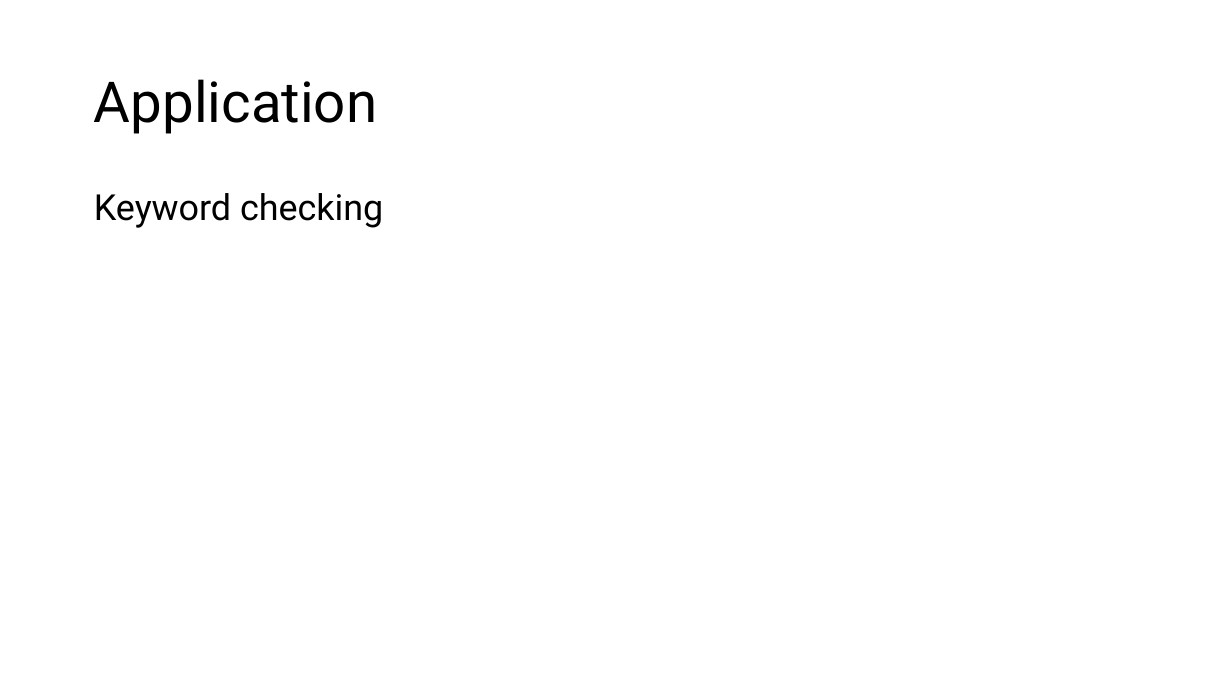
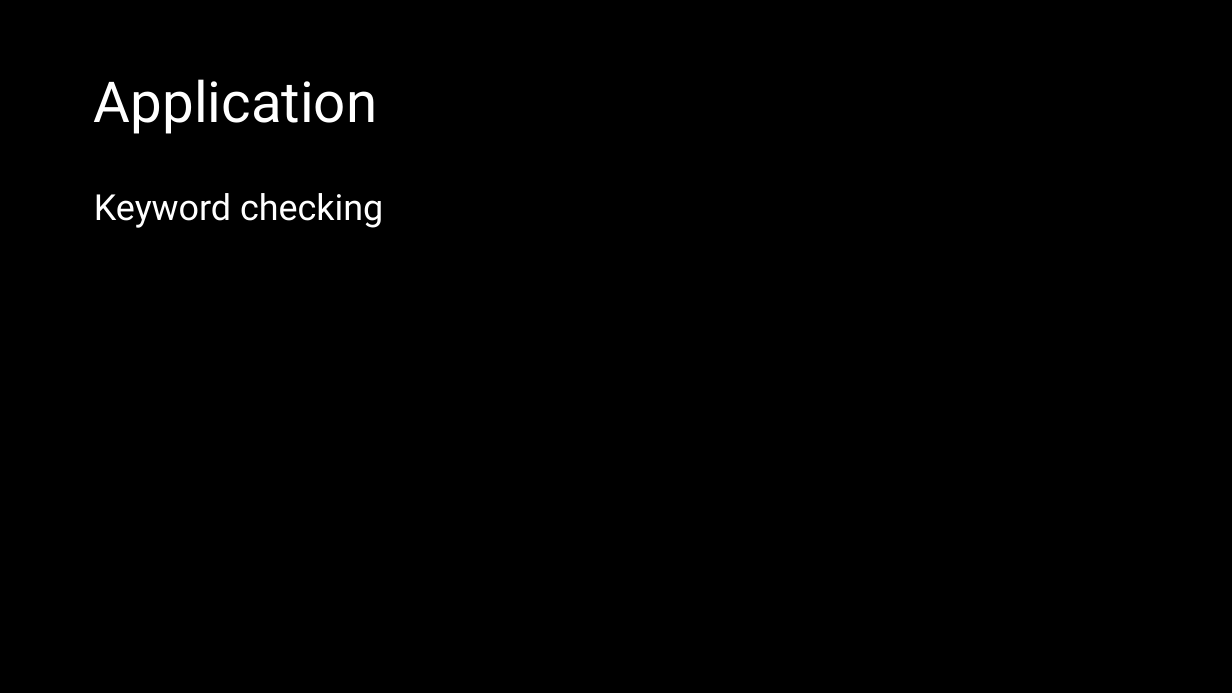
Before and after one commit to PENNET-dev/hackathon-uW-2024, a slide deck: slide 13 of Hackathon Presentation.pptx (slide 11 before the commit). Drawn at 1232x693 pixels with LibreOffice and Linux fonts; fonts in the diff are those of the drawing. Boxes give left, top, right and bottom in pixels: in the first picture for what was removed or moved away, otherwise in the second. Text is boxed around its words. In the diff, an @@ line names an element or a change of style, - is before the commit and + after.

```diff
--- a/Hackathon Presentation.pptx
+++ b/Hackathon Presentation.pptx
@@ background #FFFFFF to #000000 @@
@@ title "Application" at (94,79,377,134): text colour #000000 to #FFFFFF @@
@@ text "Keyword checking" at (94,193,383,228): text colour #000000 to #FFFFFF @@
```
Also in this commit, not shown: 11 other slides changed, 4 slides added, 7 other files.
